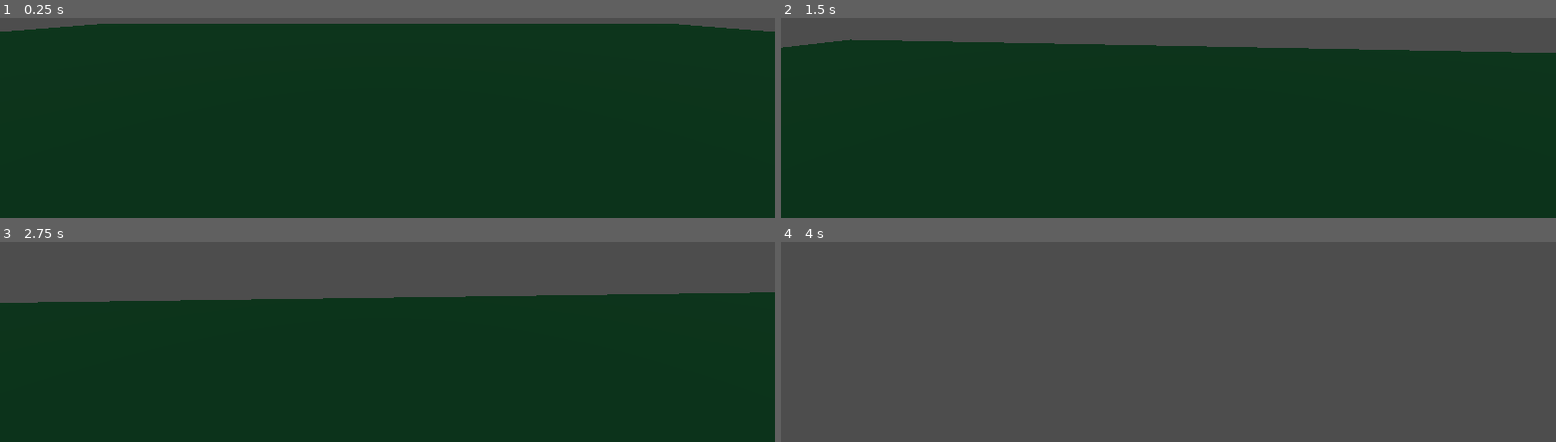
Above: before the commit, frames 1-4 (two rows, left to right).
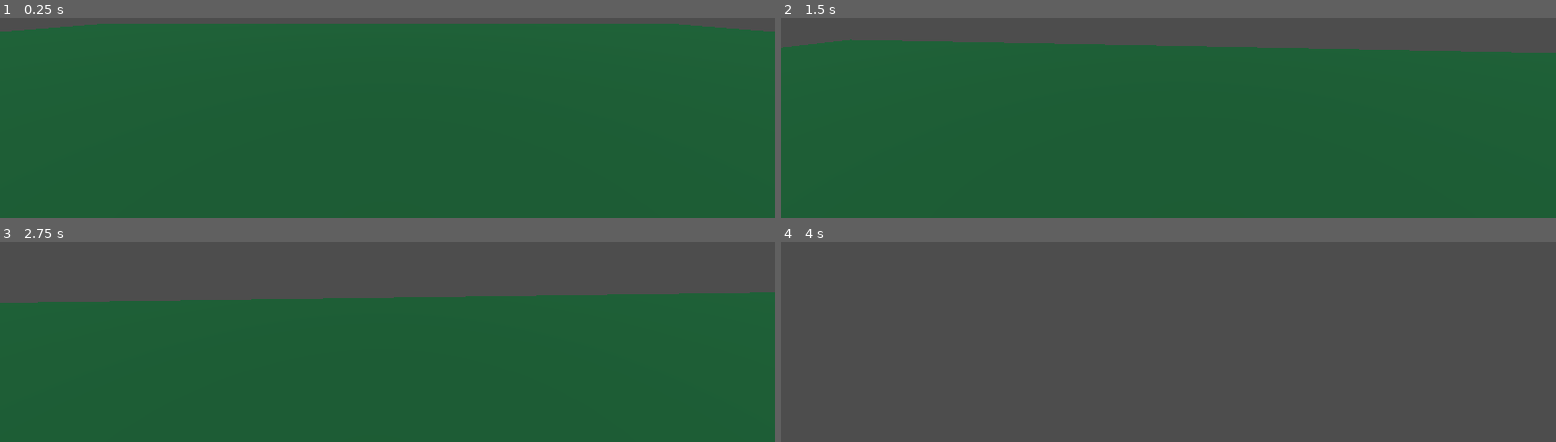
Above: after the commit, the same moments.

Repository: corkranspPA/APCSA-PostTerm2026
Game: Godot game, scene res://main.tscn
The game is run twice, just before and just after one commit, with the same random seed, the same clock (stepped at 60 frames per second) and the same inputs.
Inputs (mouse positions are in pixels of both pictures, inside the frame that each line leads up to):
- Up to frame 1 (0.25 s): no input
- Up to frame 2 (1.5 s): tap Enter at 0.5 s; move the mouse to (outside the picture) at 0.52 s; hold W (move_forward) from 0.53 s (still down); tap Space (jump) at 0.77 s; move the mouse to (outside the picture) at 1.27 s
- Up to frame 3 (2.75 s): keep holding W (move_forward); tap Space (jump) at 1.52 s; move the mouse to (outside the picture) at 2.02 s
- Up to frame 4 (4 s): keep holding W (move_forward); move the mouse to (outside the picture) at 2.77 s; tap Space (jump) at 3.02, 3.77 s; move the mouse to (outside the picture) at 3.52 s

The runs differ from the first frame. In frame 1, 97% of the frame differs, in the area x 0-100%, y 2-100%; in frame 2, 86%; in frame 3, 72%; in frame 4, nothing differs.

Commit message:
Sunlight

Diff:
--- a/main.tscn
+++ b/main.tscn
@@ -52,7 +52,11 @@
 current = true
 
 [node name="DirectionalLight3D2" type="DirectionalLight3D" parent="." unique_id=422222544]
-transform = Transform3D(1, 0, 0, 0, 0.90381384, 0.42792585, 0, -0.42792585, 0.90381384, 0.20638585, 6.812191, 9.304912)
+transform = Transform3D(1, 0, 0, 0, 0.75499576, 0.6557297, 0, -0.6557297, 0.75499576, 0.20638585, 26.892277, 9.304912)
 light_color = Color(0.12941177, 0.4, 0.23137255, 1)
-light_energy = 2.0
+light_energy = 3.505
+light_indirect_energy = 5.673
+light_volumetric_fog_energy = 2.426
+light_angular_distance = 4.01
+light_specular = 2.98
 shadow_enabled = true
